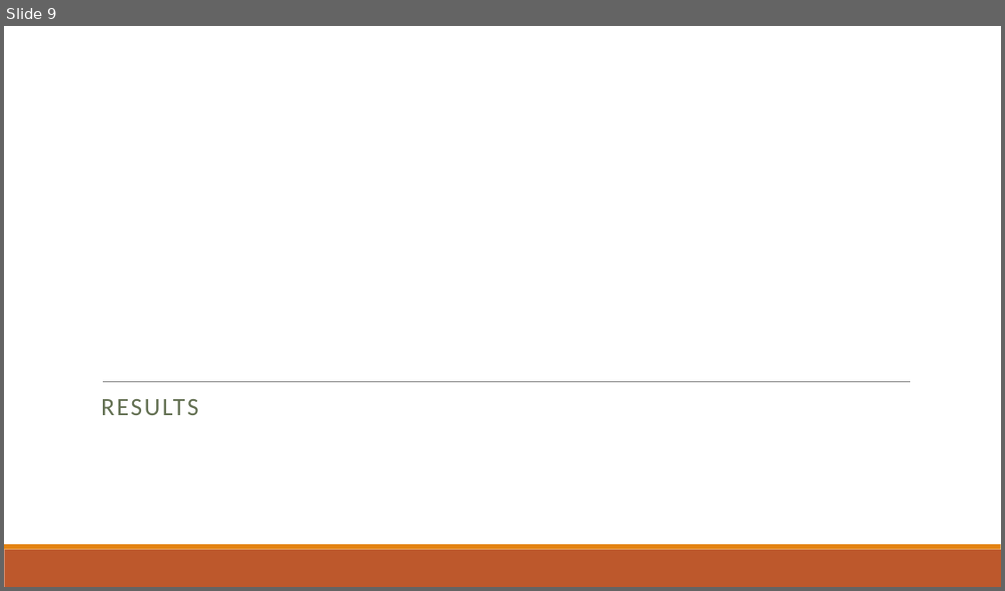
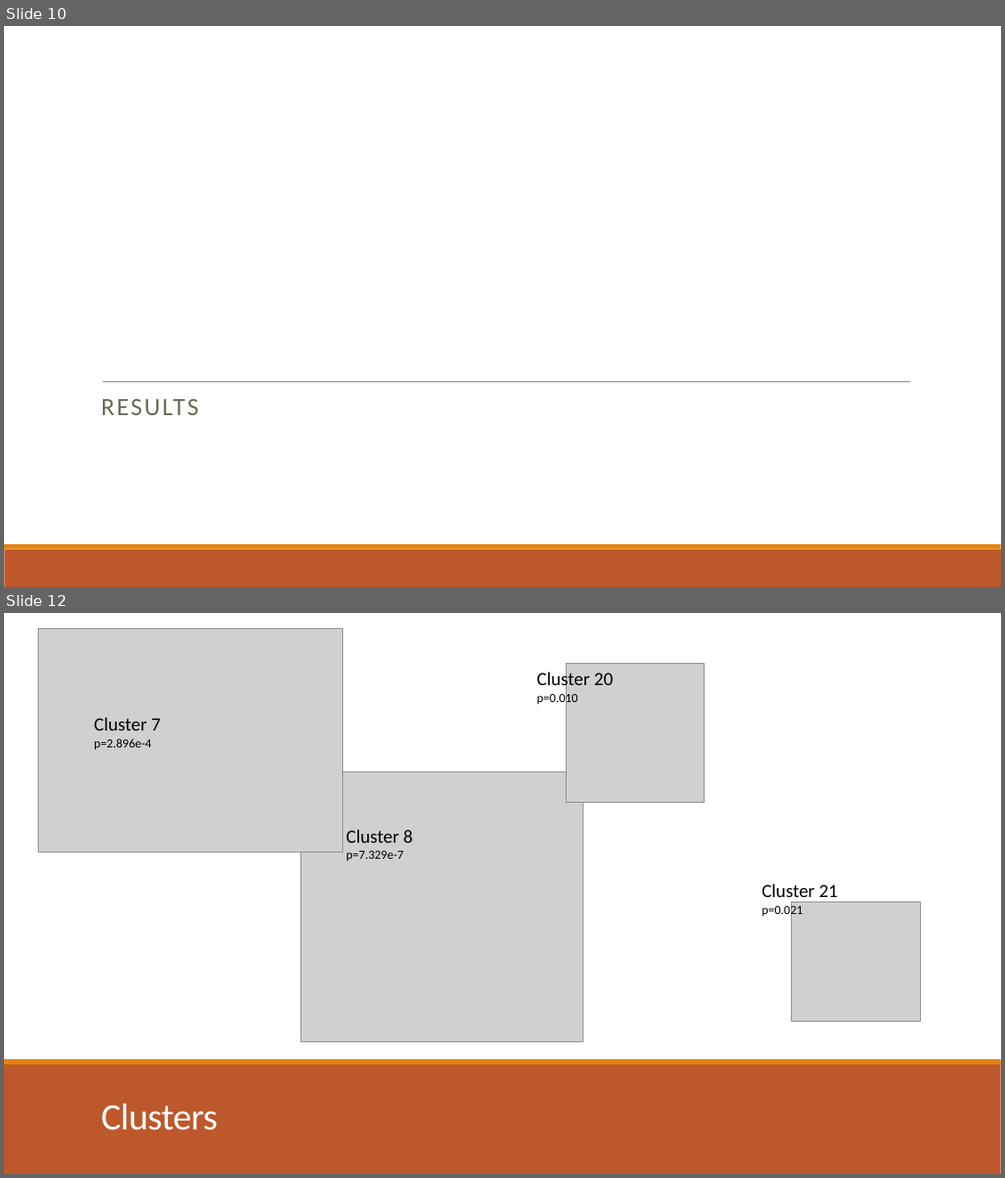
Before and after one commit to dyaom/REHS-2019, a slide deck: Cataract.pptx. Shown one above the other, each under a label of ours: slide 9 before the commit, slides 10 and 12 after it; the slides between them are not shown. The pictures are 1005x591 and 1005x1178 pixels, drawn with LibreOffice and Linux fonts; fonts in the diff are those of the drawing; grey boxes stand for pictures. Boxes give left, top, right and bottom in pixels: in the first picture for what was removed or moved away, otherwise in the second. Text is boxed around its words. In the diff, an @@ line names an element or a change of style, - is before the commit and + after.

```diff
--- a/Cataract.pptx
+++ b/Cataract.pptx
@@ slide 12 added at (4, 613, 1001, 1174), background #FFFFFF @@
@@ picture added at (38, 629, 342, 852) @@
@@ picture added at (566, 664, 704, 803) @@
@@ text added at (537, 670, 613, 706), 18 pt, text #000000 @@
+Cluster 20
+p=0.010
@@ text added at (94, 717, 161, 750), 12 pt, text #000000 @@
+Cluster 7
+p=2.896e-4
@@ picture added at (301, 771, 583, 1041) @@
@@ text added at (346, 829, 413, 861), 12 pt, text #000000 @@
+Cluster 8
+p=7.329e-7
@@ text added at (761, 884, 838, 917), 18 pt, text #000000 @@
+Cluster 21
+p=0.021
@@ picture added at (792, 901, 921, 1022) @@
@@ rectangle added at (4, 1062, 1001, 1174), fill #BD582C @@
@@ rectangle added at (4, 1059, 1001, 1064), fill #E48312 @@
@@ title added at (101, 1103, 218, 1130), 36 pt, text #FFFFFF @@
+Clusters
@@ what was slide 9 is now slide 10 @@
```
Also in this commit, not shown: 2 slides changed, 8 other slides added, 20 other files.
